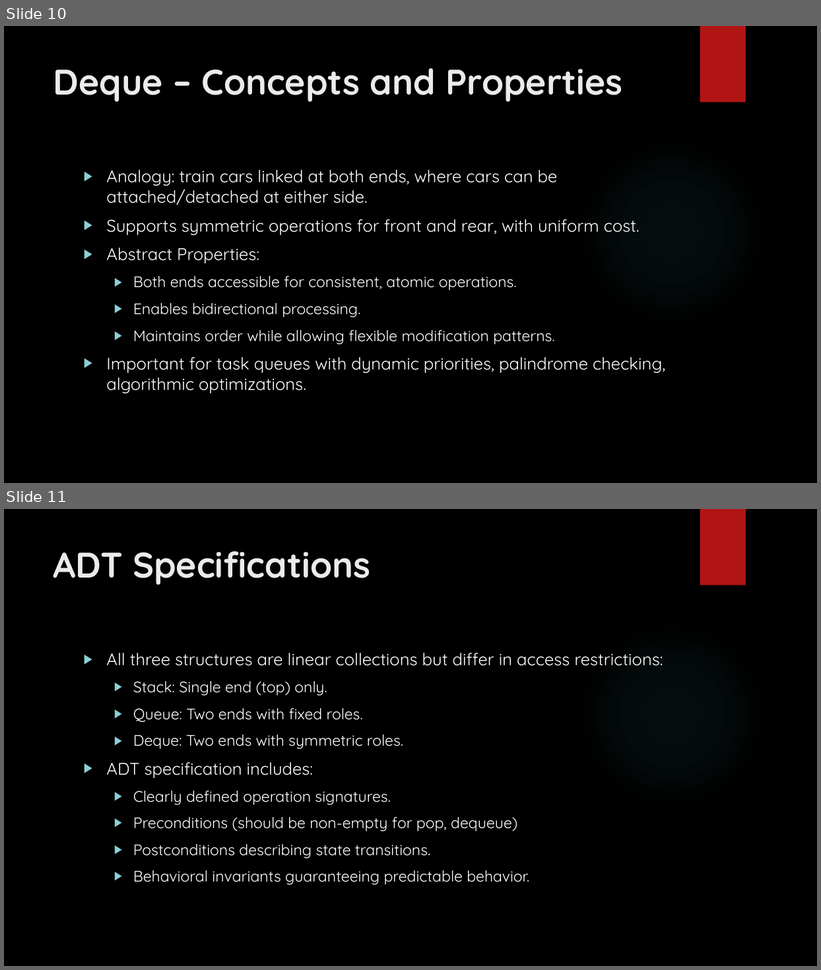
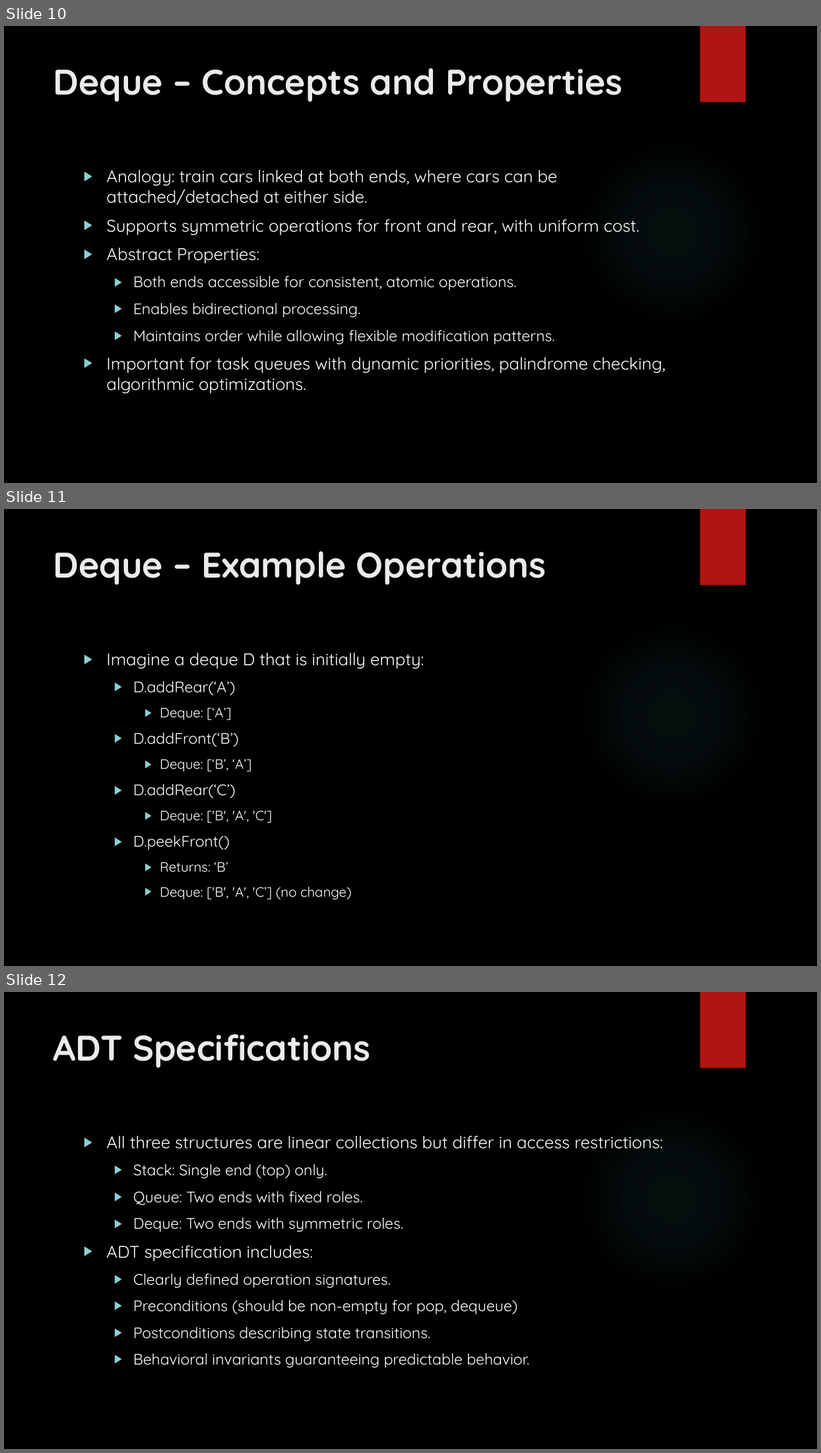
Before and after one commit to brpuneet898/mtech-oops-course-material, a slide deck: Week8/Week8_Slides.pptx. Shown one above the other, each under a label of ours: slides 10 and 11 before the commit, slides 10, 11 and 12 after it. The pictures are 821x970 and 821x1453 pixels, drawn with LibreOffice and Linux fonts; fonts in the diff are those of the drawing; background and template pictures are left out. Boxes give left, top, right and bottom in pixels: in the first picture for what was removed or moved away, otherwise in the second. Text is boxed around its words. In the diff, an @@ line names an element or a change of style, - is before the commit and + after.

Commit message:
updated week 8 with deque operations example

```diff
--- a/Week8/Week8_Slides.pptx
+++ b/Week8/Week8_Slides.pptx
@@ slide 11 added at (x1=4, y1=509, x2=817, y2=966), background picture (left out); not listed: 2 template elements that a slide beside it also shows @@
@@ title added at (x1=54, y1=551, x2=547, y2=585), 42 pt, text #EBEBEB, bold @@
+Deque – Example Operations
@@ text added at (x1=106, y1=653, x2=424, y2=900), 16 pt, text #FFFFFF @@
+▶ Imagine a deque D that is initially empty:
+  ▶ D.addRear(‘A’)
+    ▶ Deque: [‘A’]
+  ▶ D.addFront(‘B’)
+    ▶ Deque: [‘B’, ‘A’]
+  ▶ D.addRear(‘C’)
+    ▶ Deque: ['B', 'A', 'C']
+  ▶ D.peekFront()
+    ▶ Returns: ‘B’
+    ▶ Deque: ['B', 'A', 'C’] (no change)
@@ what was slide 11 is now slide 12 @@
```
